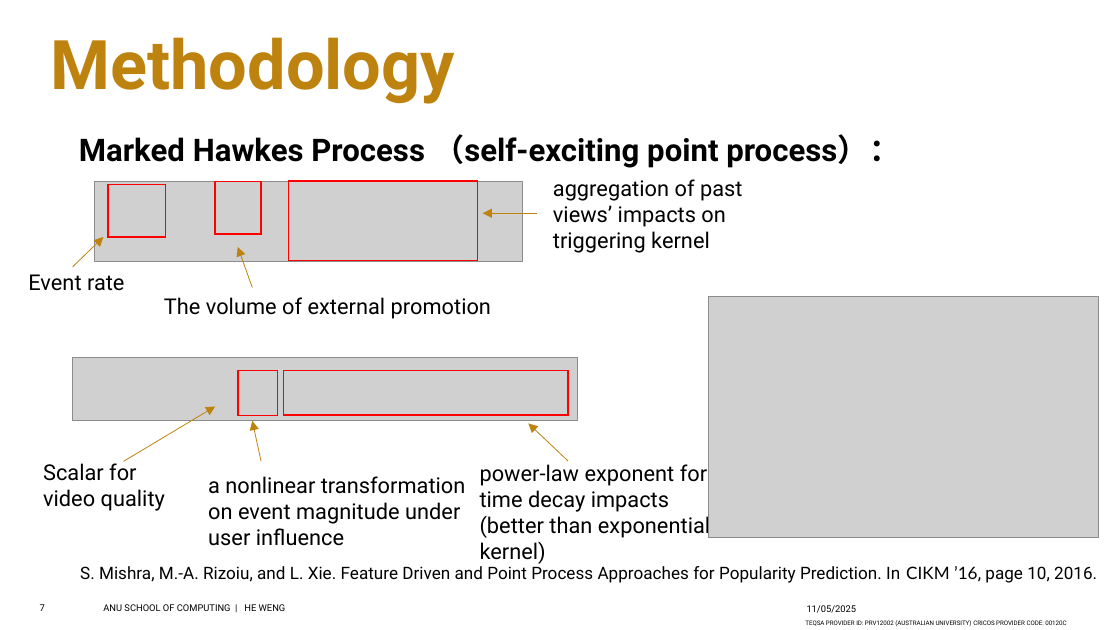
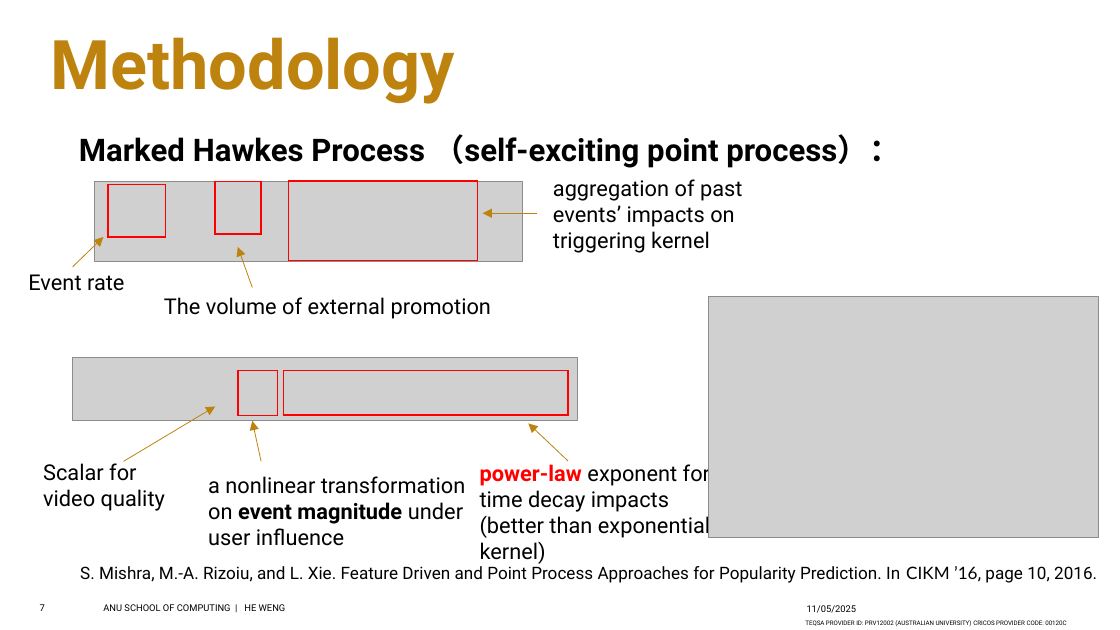
Before and after one commit to hahahaHan233/Study-HIP, a slide deck: slide 7 of src/Pre.pptx. Drawn at 1120x630 pixels with LibreOffice and Linux fonts; fonts in the diff are those of the drawing; grey boxes stand for pictures; background and template pictures are left out. Boxes give left, top, right and bottom in pixels: in the first picture for what was removed or moved away, otherwise in the second. Text is boxed around its words. In the diff, an @@ line names an element or a change of style, - is before the commit and + after.

Commit message:
Final

```diff
--- a/src/Pre.pptx
+++ b/src/Pre.pptx
@@ text at [553,179,742,253]: text changed @@
-aggregation of past views’ impacts on triggering kernel
+aggregation of past events’ impacts on triggering kernel
@@ text "a nonlinear transformation on event ..." at [208,476,466,546]: bold on in "event magnitude" @@
@@ text at [480,460,710,512]: text colour #000000 to #FF0000, bold on in "power-law" @@
```
Also in this commit, not shown: 8 other slides changed.
